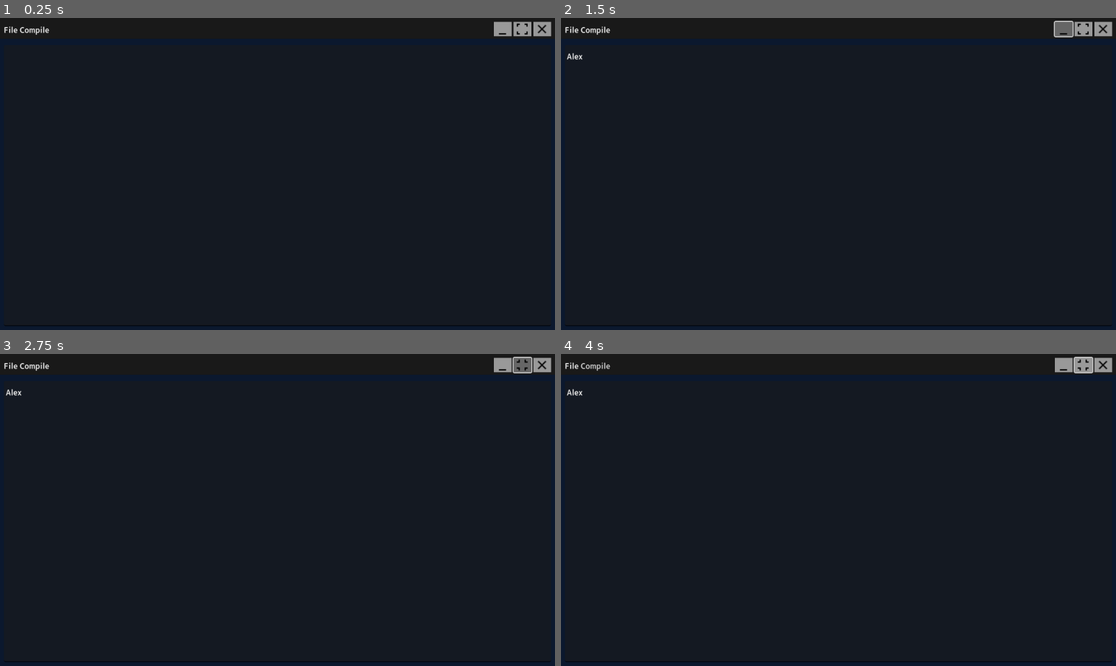
Above: before the commit, frames 1-4 (two rows, left to right).
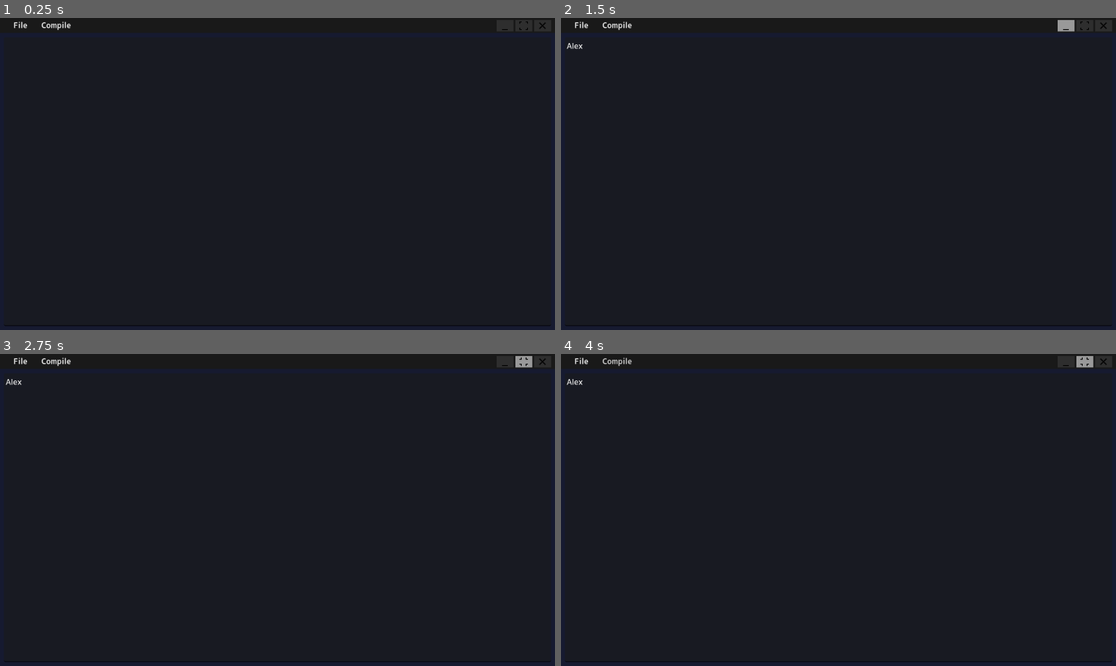
Above: after the commit, the same moments.

Repository: Yanis-mnh/Snake-compiler
Game: Godot game, scene res://scean/editeur/editeur_text.tscn
Two runs of this game, one before a commit and one after it. Both use one fixed random seed, a clock stepped at 60 frames per second and the inputs below.
Inputs (mouse positions are in pixels of both pictures, inside the frame that each line leads up to; where the layout moved, square brackets give the same spot in the first picture):
- Up to frame 1 (0.25 s): no input
- Up to frame 2 (1.5 s): click (838, 186) at 0.52 s; type "Alex" at 0.6 s; click (1066, 24) [1066, 30] at 1.25 s
- Up to frame 3 (2.75 s): click (521, 360) [521, 366] at 2 s
- Up to frame 4 (4 s): click "File" at 2.75 s; click "Compile" at 3.5 s

The runs differ from the first frame. In frame 1, 0.6% of the frame differs, in the area x 0-100%, y 1-7%; in frame 2, 0.7%, in the area x 0-100%, y 0-14%; in frame 3, 0.7%; in frame 4, 0.7%.

Commit message:
fixing analyseur lexicale bugs and the interface

Diff:
--- /dev/null
+++ b/editeur_text.tres
@@ -0,0 +1,22 @@
+[gd_resource type="Theme" load_steps=5 format=3 uid="uid://dfns3jqit1rm4"]
+
+[ext_resource type="FontFile" uid="uid://cr8ee23yrkav0" path="res://assets/font_M_PLUS_Rounded_1c/MPLUSRounded1c-Bold.ttf" id="1_f0aiw"]
+
+[sub_resource type="StyleBoxFlat" id="StyleBoxFlat_f0xax"]
+
+[sub_resource type="StyleBoxFlat" id="StyleBoxFlat_ydbly"]
+bg_color = Color(0.4, 0.4, 0.4, 1)
+
+[sub_resource type="StyleBoxFlat" id="StyleBoxFlat_vhtac"]
+bg_color = Color(0.180392, 0.180392, 0.180392, 1)
+
+[resource]
+Button/colors/font_hover_color = Color(0.00784314, 0.00784314, 0.00784314, 1)
+Button/fonts/font = ExtResource("1_f0aiw")
+Button/styles/focus = SubResource("StyleBoxFlat_f0xax")
+Button/styles/hover = SubResource("StyleBoxFlat_ydbly")
+Button/styles/normal = SubResource("StyleBoxFlat_vhtac")
+MenuButton/colors/font_hover_color = Color(0.764706, 0.764706, 0.764706, 1)
+MenuButton/colors/font_pressed_color = Color(0.764706, 0.764706, 0.764706, 1)
+TextEdit/constants/line_spacing = 10
+TextEdit/fonts/font = ExtResource("1_f0aiw")
--- a/scean/editeur/editeur_text.tscn
+++ b/scean/editeur/editeur_text.tscn
@@ -1,7 +1,7 @@
-[gd_scene load_steps=14 format=3 uid="uid://pdbqmfai7ilx"]
+[gd_scene load_steps=11 format=3 uid="uid://pdbqmfai7ilx"]
 
 [ext_resource type="Script" path="res://scean/editeur/editeur_text.gd" id="1_enrew"]
-[ext_resource type="FontFile" uid="uid://cr8ee23yrkav0" path="res://assets/font_M_PLUS_Rounded_1c/MPLUSRounded1c-Bold.ttf" id="1_y4xlf"]
+[ext_resource type="Theme" uid="uid://dfns3jqit1rm4" path="res://editeur_text.tres" id="1_mcjvt"]
 [ext_resource type="Script" path="res://scean/editeur/windowGestion.gd" id="2_s6d8p"]
 [ext_resource type="Texture2D" uid="uid://cqrdc55u38xvy" path="res://assets/icons/minimize.png" id="3_bwlfh"]
 [ext_resource type="Script" path="res://scean/editeur/TextEdit.gd" id="3_dib2g"]
@@ -9,21 +9,6 @@
 [ext_resource type="Texture2D" uid="uid://6gh0fngyee3q" path="res://assets/icons/close_icon.png" id="4_eeqtw"]
 [ext_resource type="Texture2D" uid="uid://chmaqbsfuloim" path="res://assets/icons/maximize.png" id="4_pior6"]
 
-[sub_resource type="StyleBoxFlat" id="StyleBoxFlat_ydbly"]
-bg_color = Color(0.4, 0.4, 0.4, 1)
-
-[sub_resource type="StyleBoxFlat" id="StyleBoxFlat_vhtac"]
-
-[sub_resource type="Theme" id="Theme_wuoui"]
-Button/colors/font_hover_color = Color(0.00784314, 0.00784314, 0.00784314, 1)
-Button/fonts/font = ExtResource("1_y4xlf")
-Button/styles/hover = SubResource("StyleBoxFlat_ydbly")
-Button/styles/normal = SubResource("StyleBoxFlat_vhtac")
-MenuButton/colors/font_hover_color = Color(0.764706, 0.764706, 0.764706, 1)
-MenuButton/colors/font_pressed_color = Color(0.764706, 0.764706, 0.764706, 1)
-TextEdit/constants/line_spacing = 10
-TextEdit/fonts/font = ExtResource("1_y4xlf")
-
 [sub_resource type="StyleBoxFlat" id="StyleBoxFlat_bfjcw"]
 bg_color = Color(0.890196, 0.156863, 0.172549, 1)
 
@@ -38,7 +23,6 @@
 anchor_bottom = 1.0
 grow_horizontal = 2
 grow_vertical = 2
-theme = SubResource("Theme_wuoui")
 script = ExtResource("1_enrew")
 
 [node name="ColorRect" type="ColorRect" parent="."]
@@ -48,14 +32,15 @@
 anchor_bottom = 1.0
 grow_horizontal = 2
 grow_vertical = 2
-color = Color(0.0431373, 0.0941176, 0.180392, 1)
+color = Color(0.0862745, 0.101961, 0.188235, 1)
 
 [node name="title bar" type="Control" parent="."]
 layout_mode = 1
 anchors_preset = 10
 anchor_right = 1.0
-offset_bottom = 43.0
-grow_horizontal = 2
+offset_bottom = 31.0
+grow_horizontal = 2
+theme = ExtResource("1_mcjvt")
 script = ExtResource("3_n8v7h")
 
 [node name="ColorRect" type="ColorRect" parent="title bar"]
@@ -84,28 +69,28 @@
 anchor_left = 1.0
 anchor_right = 1.0
 offset_left = -136.0
-offset_top = 8.0
+offset_top = 4.0
 offset_right = -8.0
-offset_bottom = 38.0
+offset_bottom = 28.0
 grow_horizontal = 0
 alignment = 2
 
 [node name="minimaze" type="Button" parent="title bar/MenuWindow/HBoxContainer"]
-custom_minimum_size = Vector2(37, 30)
+custom_minimum_size = Vector2(35, 24)
 layout_mode = 2
 icon = ExtResource("3_bwlfh")
 icon_alignment = 1
 expand_icon = true
 
 [node name="big_small" type="Button" parent="title bar/MenuWindow/HBoxContainer"]
-custom_minimum_size = Vector2(37, 30)
+custom_minimum_size = Vector2(35, 24)
 layout_mode = 2
 icon = ExtResource("4_pior6")
 icon_alignment = 1
 expand_icon = true
 
 [node name="Close" type="Button" parent="title bar/MenuWindow/HBoxContainer"]
-custom_minimum_size = Vector2(37, 30)
+custom_minimum_size = Vector2(35, 24)
 layout_mode = 2
 theme = SubResource("Theme_i77d8")
 icon = ExtResource("4_eeqtw")
@@ -124,11 +109,16 @@
 flat = true
 
 [node name="HBoxContainer" type="HBoxContainer" parent="title bar/MenuBar"]
-layout_mode = 0
-offset_right = 376.0
-offset_bottom = 51.0
+layout_mode = 1
+anchors_preset = -1
+anchor_right = 0.498
+anchor_bottom = 0.72093
+offset_right = 95.0
+grow_vertical = 2
+metadata/_edit_use_anchors_ = true
 
 [node name="MenuButton" type="MenuButton" parent="title bar/MenuBar/HBoxContainer"]
+custom_minimum_size = Vector2(70, 30)
 layout_mode = 2
 text = "File"
 switch_on_hover = true
@@ -145,6 +135,7 @@
 popup/item_4/id = 4
 
 [node name="MenuButtonAnalyse" type="MenuButton" parent="title bar/MenuBar/HBoxContainer"]
+custom_minimum_size = Vector2(70, 30)
 layout_mode = 2
 text = "Compile"
 switch_on_hover = true
@@ -162,7 +153,7 @@
 anchor_right = 1.0
 anchor_bottom = 1.0
 offset_left = 8.0
-offset_top = 56.0
+offset_top = 40.0
 offset_right = -8.0
 offset_bottom = -8.0
 grow_horizontal = 2
Not shown, changed: analyseur/analyse lex/analysuer_lex.exe
Not shown, changed: analyseur/analyse lex/analysuer_lex.layout
Not shown, changed: analyseur/analyse lex/fonctions.c
Not shown, changed: analyseur/analyse lex/fonctions.o
